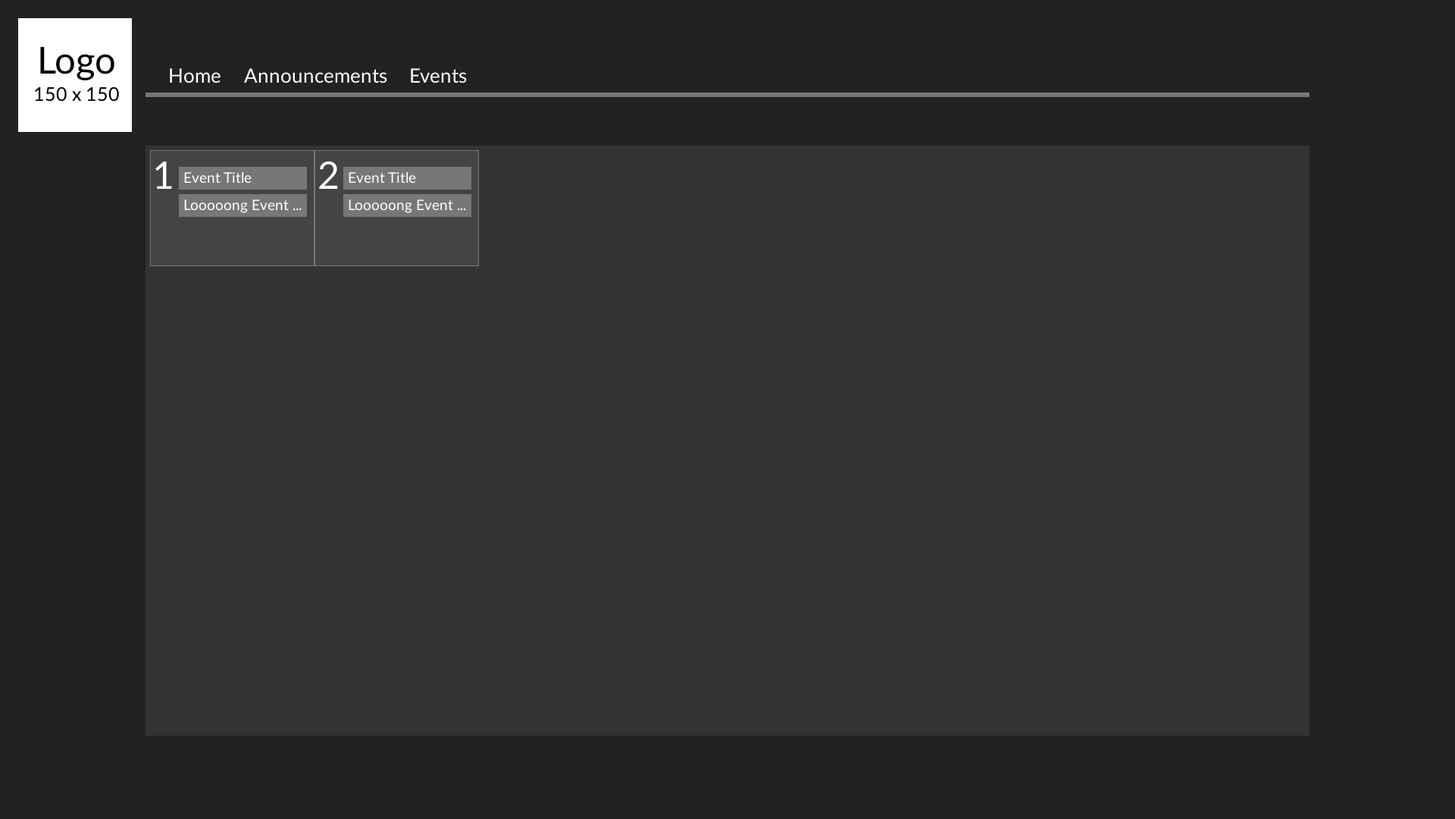
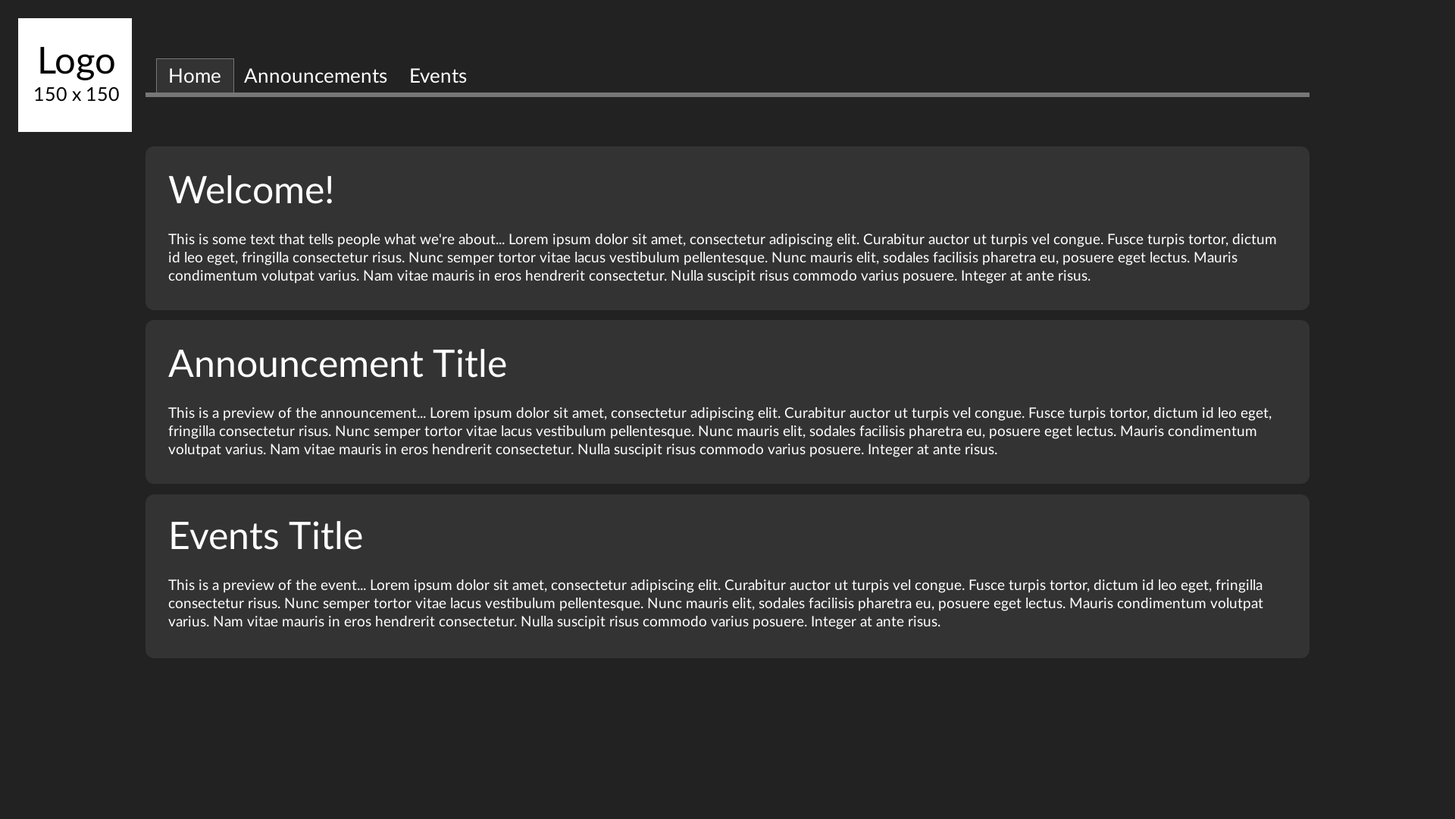
Revision of a layered w=1455, h=819 image; what changed, layer by layer:
hid group "Events Calendar Content" (15 layers) over [145, 145, 1310, 736]
added group "Home Content" with 6 layers above "Tabs" over [145, 146, 1310, 658]
added layer "Events Preview Text #1" in group "Home Content" over [168, 520, 1264, 630]
added layer "Events Preview #1" in group "Home Content" over [145, 494, 1310, 658]
added layer "Announcements Preview Text #1" in group "Home Content" over [168, 348, 1272, 458]
added layer "Announcements Preview #1" in group "Home Content" over [145, 319, 1310, 484]
added layer "Welcome Text #1" in group "Home Content" over [168, 175, 1277, 284]
added layer "Welcome" in group "Home Content" over [145, 146, 1310, 311]
showed "Home Selected" over [156, 58, 235, 93]
